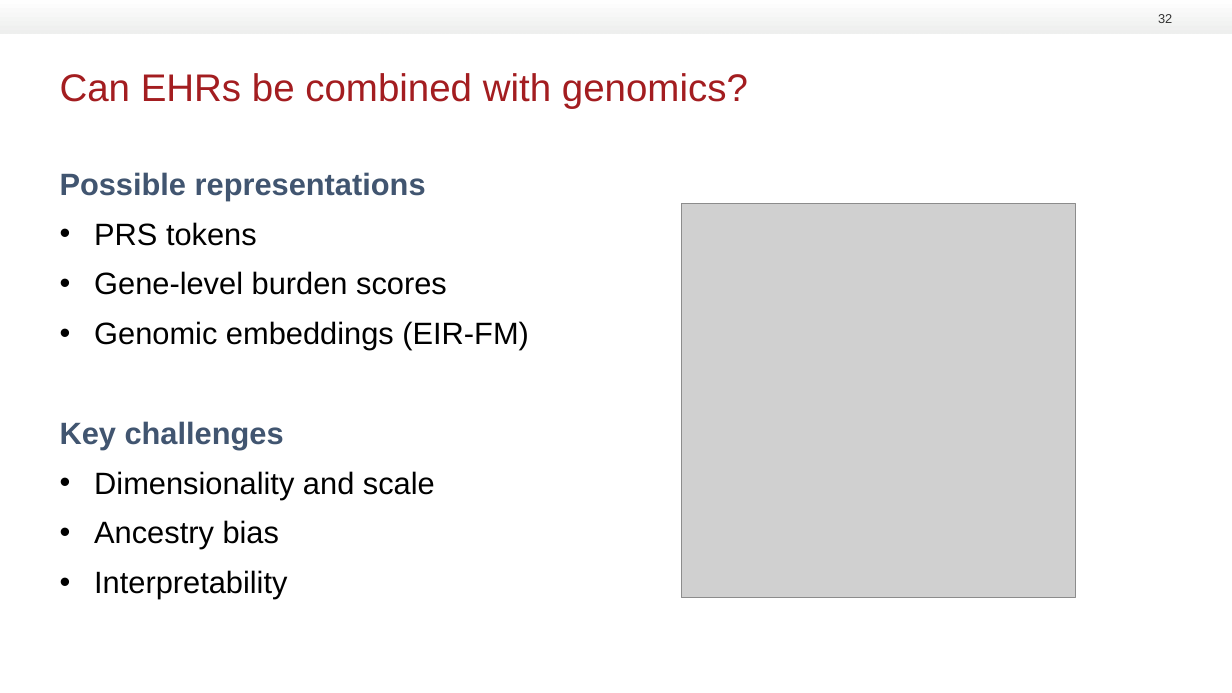
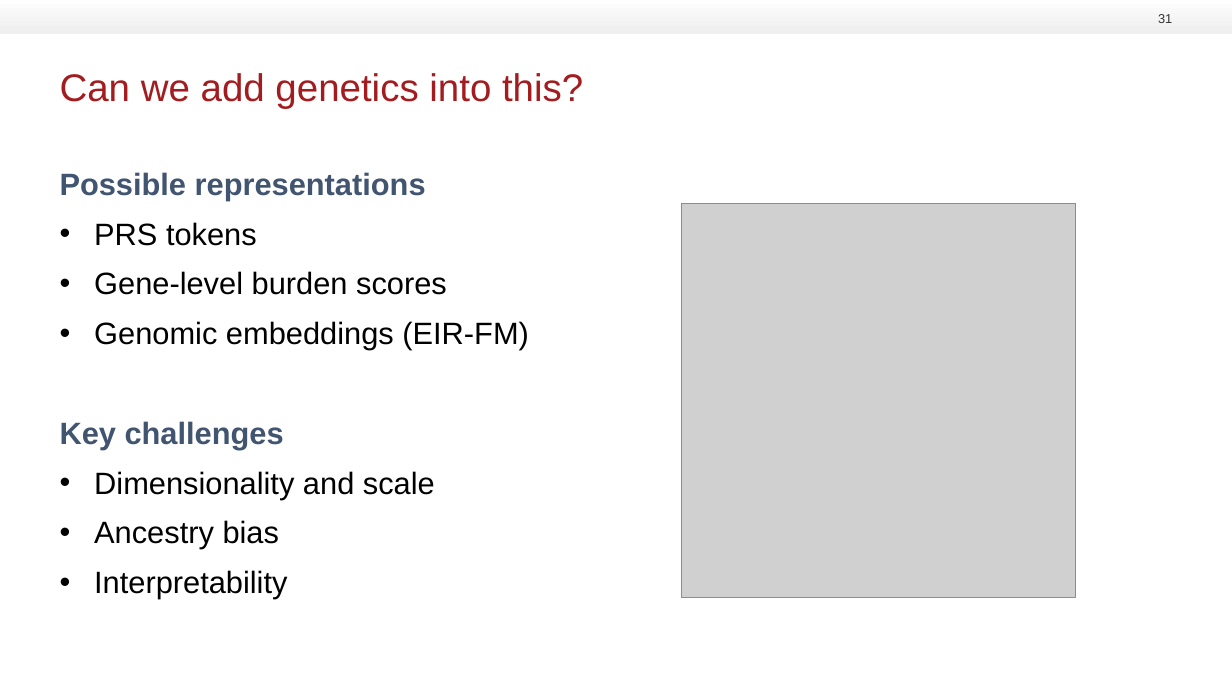
Before and after one commit to RasmussenLab/integrative_post_gwas_methods_course, a slide deck: slide 31 of slides/EHR transformer presentation 20260825.pptx (slide 32 before the commit). Drawn at 1232x693 pixels with LibreOffice and Linux fonts; fonts in the diff are those of the drawing; grey boxes stand for pictures; background and template pictures are left out. Boxes give left, top, right and bottom in pixels: in the first picture for what was removed or moved away, otherwise in the second. Text is boxed around its words. In the diff, an @@ line names an element or a change of style, - is before the commit and + after.

```diff
--- a/slides/EHR transformer presentation 20260825.pptx
+++ b/slides/EHR transformer presentation 20260825.pptx
@@ page number at (1158,14,1172,23): text changed @@
-32
+31
@@ title at (60,73,583,108): text changed @@
-Can EHRs be combined with genomics?
+Can we add genetics into this?
```
Also in this commit, not shown: 18 other slides changed, 1 slide added, 1 slide removed.
